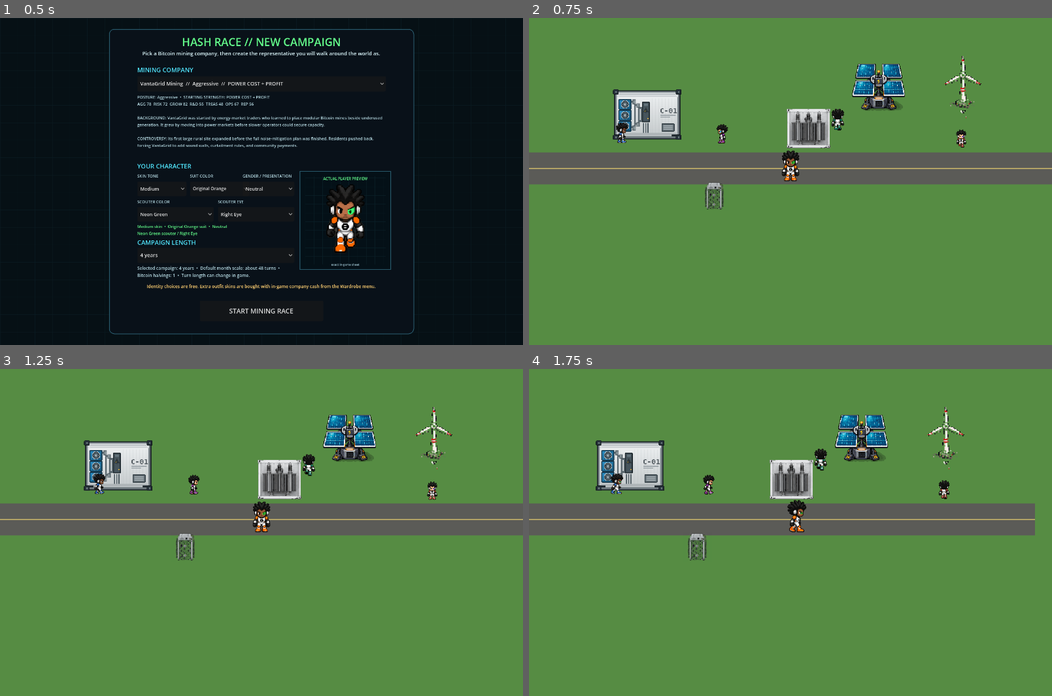
Above: before the commit, frames 1-4 (two rows, left to right).
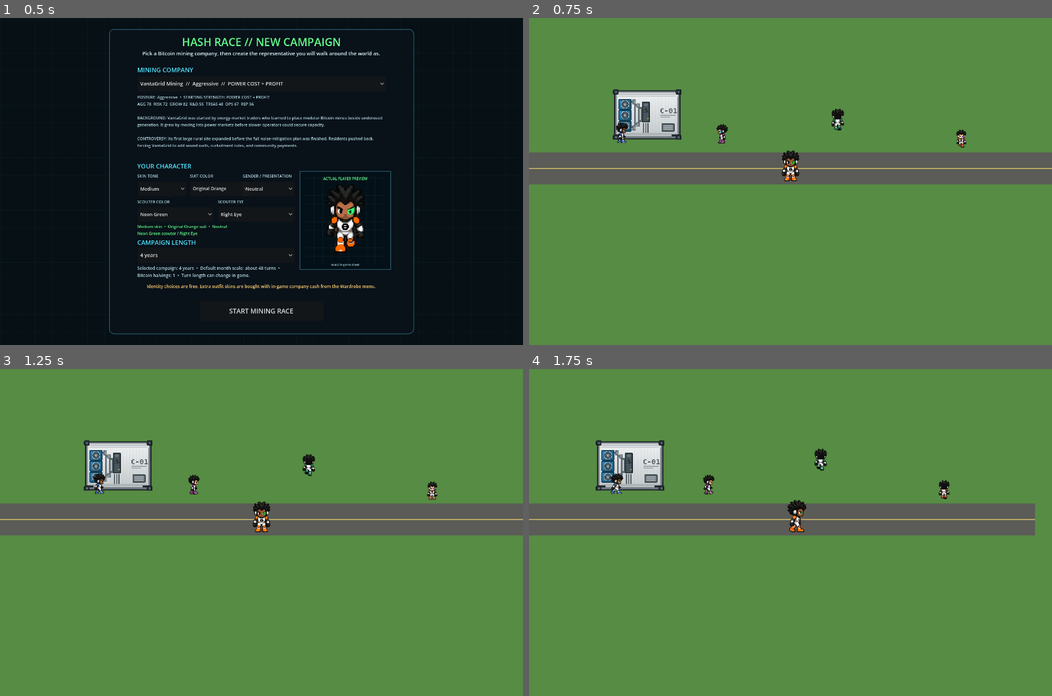
Above: after the commit, the same moments.

Repository: 1freetech/HashRace
Game: Godot game, scene res://scenes/campaign_setup.tscn
The game is run twice, just before and just after one commit, with the same random seed, the same clock (stepped at 60 frames per second) and the same inputs.
Inputs (mouse positions are in pixels of both pictures, inside the frame that each line leads up to):
- Up to frame 1 (0.5 s): no input
- Up to frame 2 (0.75 s): click "START MINING RACE" at 0.5 s
- Up to frame 3 (1.25 s): no input
- Up to frame 4 (1.75 s): tap Enter (ui_accept) at 1.25, 1.52 s; move the mouse to (905, 516) at 1.27 s; hold D (move_right) from 1.28 s (still down); tap E at 1.35 s; click (905, 516) at 1.42 s

Frame 1 is identical in both runs. In frame 2, 2.6% of the frame differs, in the area x 33-87%, y 11-59%; in frame 3, 2.6%; in frame 4, 2.6%, in the area x 30-84%, y 11-59%.
Error after the commit: Invalid access to property or key 'solar' on a base object of type 'Dictionary'. (res://scripts/world.gd:250)

Commit message:
Tighten solar-to-transformer campus grouping

Diff:
--- a/Godot/scripts/world.gd
+++ b/Godot/scripts/world.gd
@@ -48,7 +48,7 @@
     # Preserve the validated 128x102 container binary aspect ratio instead of
     # stretching it across the old oversized house footprint.
     "container": Rect2(410, 390, 192, 153),
-    "solar": Rect2(1060, 300, 176, 176),
+    # Keep generation visually tied to the distribution transformer instead of\n    # leaving the validated solar asset isolated in empty grass.\n    "solar": Rect2(1040, 350, 176, 176),
     # Screenshot-backed scale repair: keep the validated transformer binary and
     # aspect-fit/Y-sort/collision path, but reduce its live footprint so it no
     # longer dominates the nearby player and ASIC equipment.
